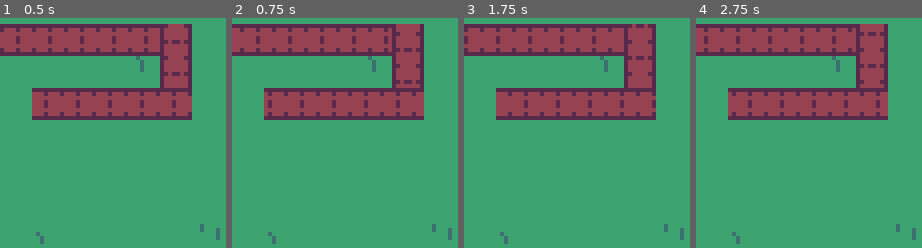
Above: before the commit, frames 1-4 (left to right).
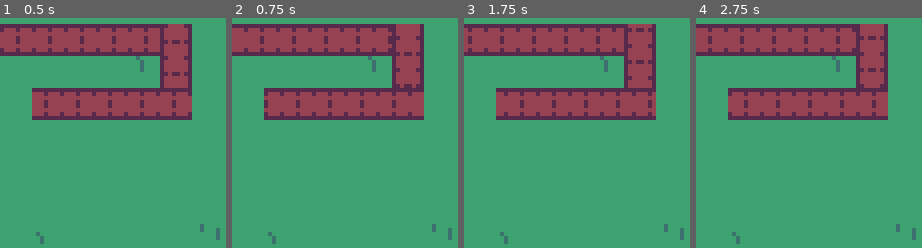
Above: after the commit, the same moments.

Repository: gheja/boxez
Game: Godot game, scene res://scenes/main_screen.tscn
Same seed, same stepped clock (60 frames per second), same inputs: the game is played once before the commit and once after it.
Inputs:
- Up to frame 1 (0.5 s): no input
- Up to frame 2 (0.75 s): no input
- Up to frame 3 (1.75 s): no input
- Up to frame 4 (2.75 s): no input

Frame 1 is identical in both runs. In frame 2, 4.4% of the frame differs, in the area x 3-84%, y 4-43%; in frame 3, 4.4%; in frame 4, 4.4%.

Commit message:
Updated belt animation

Diff:
--- a/src/tilesets/tileset_1.tres
+++ b/src/tilesets/tileset_1.tres
@@ -96,10 +96,14 @@
 0:0/0/terrains_peering_bit/top_left_corner = 0
 0:0/0/terrains_peering_bit/top_side = 0
 0:0/0/terrains_peering_bit/top_right_corner = 0
-0:1/animation_frame_0/duration = 0.2
-0:1/animation_frame_1/duration = 0.2
-0:1/animation_frame_2/duration = 0.2
-0:1/animation_frame_3/duration = 0.2
+0:1/animation_frame_0/duration = 0.1
+0:1/animation_frame_1/duration = 0.1
+0:1/animation_frame_2/duration = 0.1
+0:1/animation_frame_3/duration = 0.1
+0:1/animation_frame_4/duration = 0.1
+0:1/animation_frame_5/duration = 0.1
+0:1/animation_frame_6/duration = 0.1
+0:1/animation_frame_7/duration = 0.1
 0:1/0 = 0
 
 [resource]
Binary file changed: src/assets/tiles.png
Not shown, changed: asset_sources/tiles.xcf
